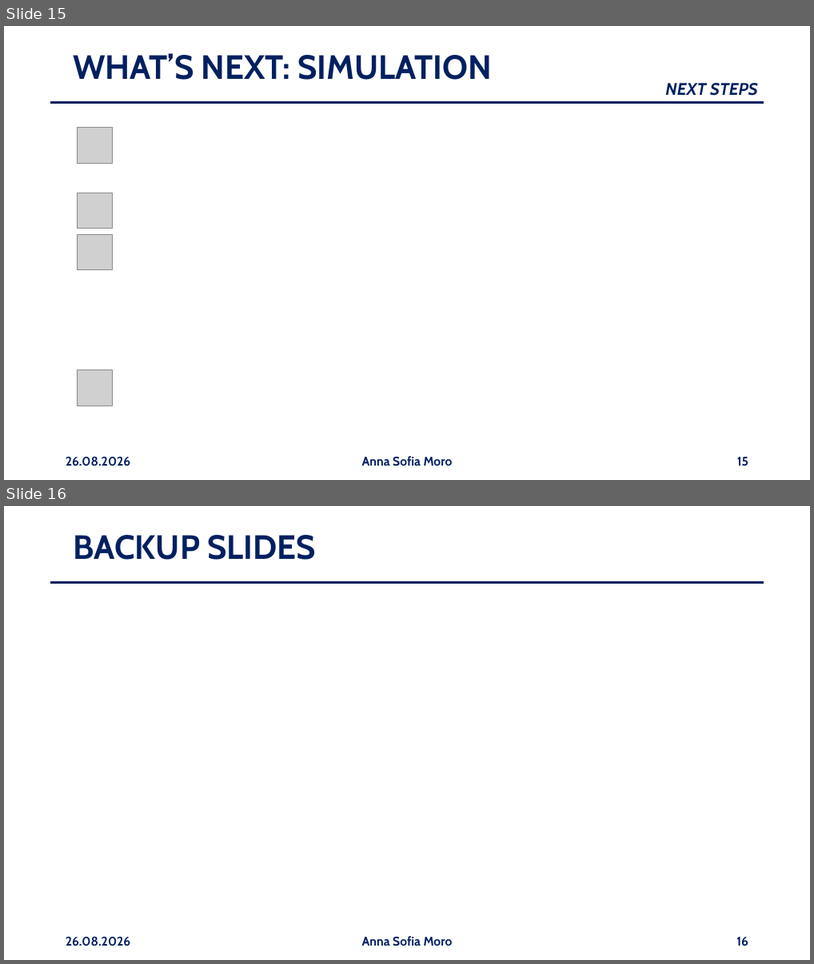
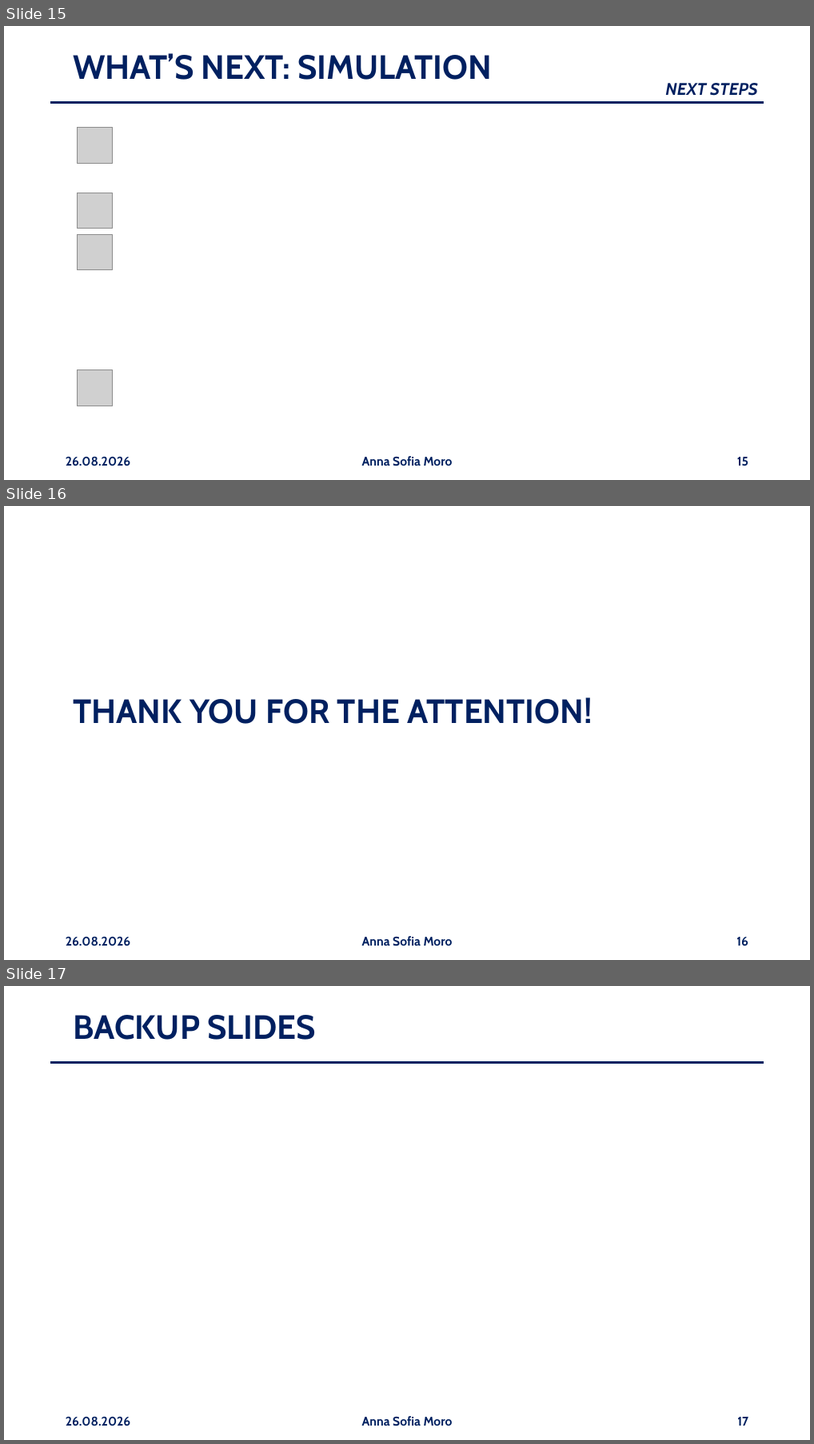
Before and after one commit to annaasofia/tesi, a slide deck: slides/NDC_260826_moro.pptx. Shown one above the other, each under a label of ours: slides 15 and 16 before the commit, slides 15, 16 and 17 after it. The pictures are 814x964 and 814x1444 pixels, drawn with LibreOffice and Linux fonts; fonts in the diff are those of the drawing; grey boxes stand for pictures. Boxes give left, top, right and bottom in pixels: in the first picture for what was removed or moved away, otherwise in the second. Text is boxed around its words. In the diff, an @@ line names an element or a change of style, - is before the commit and + after.

```diff
--- a/slides/NDC_260826_moro.pptx
+++ b/slides/NDC_260826_moro.pptx
@@ slide 16 added at (4,506,810,960), background #FFFFFF @@
@@ title added at (73,697,592,724), 40 pt, text #002060, bold @@
+THANK YOU FOR THE ATTENTION!
@@ text added at (66,936,130,946), 15 pt, text #002060, bold @@
+26.08.2026
@@ text added at (362,936,453,946), 15 pt, text #002060, bold @@
+Anna Sofia Moro
@@ page number added at (737,936,749,946), 15 pt, text #002060, bold @@
+16
@@ what was slide 16 is now slide 17 @@
@@ page number at (738,1416,749,1425): text changed @@
-16
+17
```
Also in this commit, not shown: 1 other file.
